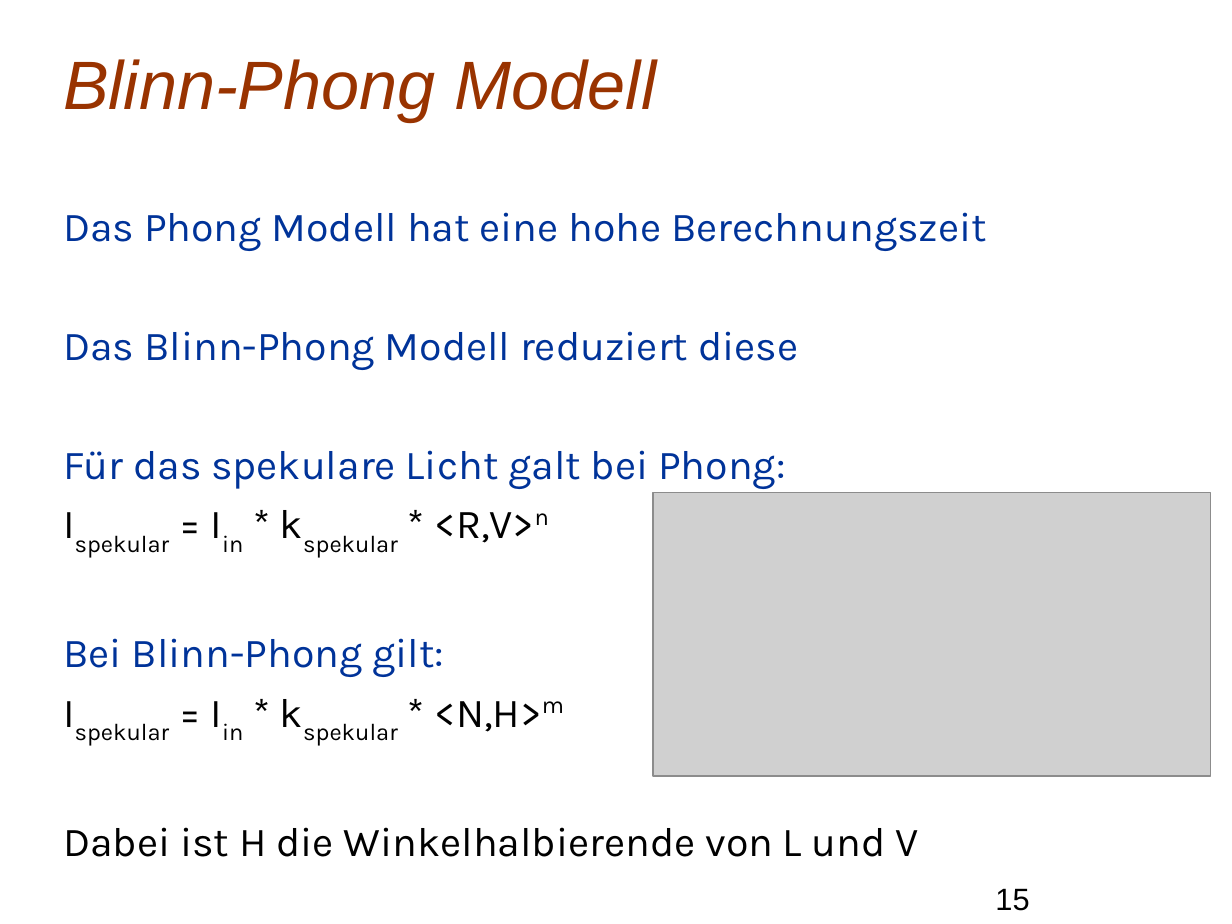
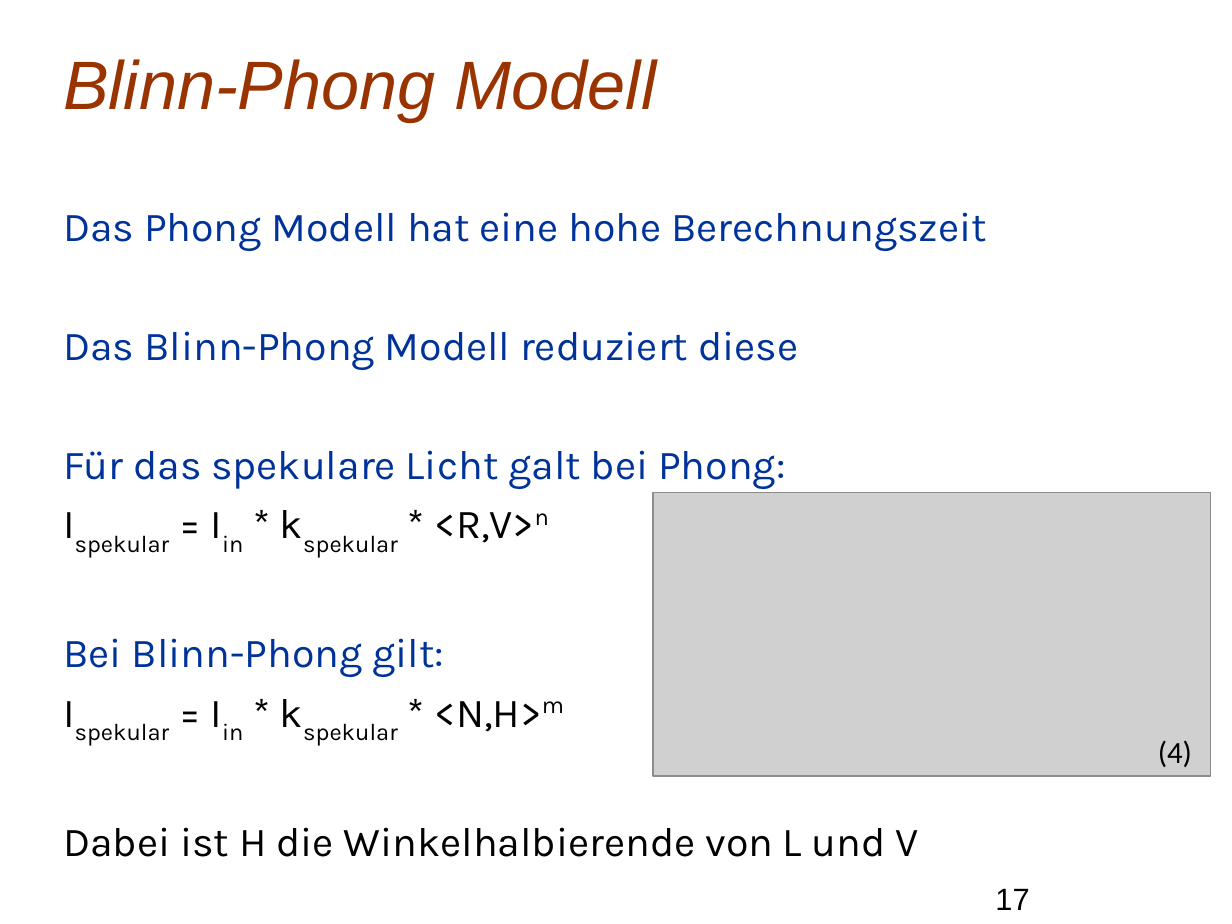
Before and after one commit to Mxtreme1/Presentation-on-The-Phong-Illumination-Model, a slide deck: slide 17 of PIM.odp (slide 15 before the commit). Drawn at 1232x924 pixels with LibreOffice and Linux fonts; fonts in the diff are those of the drawing; grey boxes stand for pictures; background and template pictures are left out. Boxes give left, top, right and bottom in pixels: in the first picture for what was removed or moved away, otherwise in the second. Text is boxed around its words. In the diff, an @@ line names an element or a change of style, - is before the commit and + after.

```diff
--- a/PIM.odp
+++ b/PIM.odp
@@ text added at box(1158, 740, 1192, 767), 18 pt, text #000000 @@
+(4)
@@ page number at box(995, 888, 1029, 910): text changed @@
-15
+17
```
Also in this commit, not shown: 11 other slides changed, 3 slides added, 1 slide removed.
